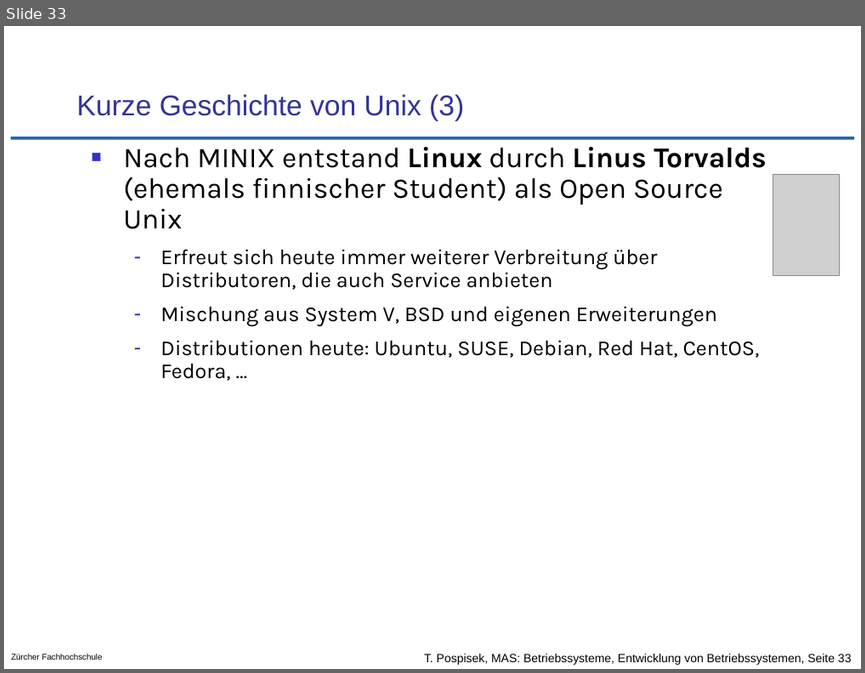
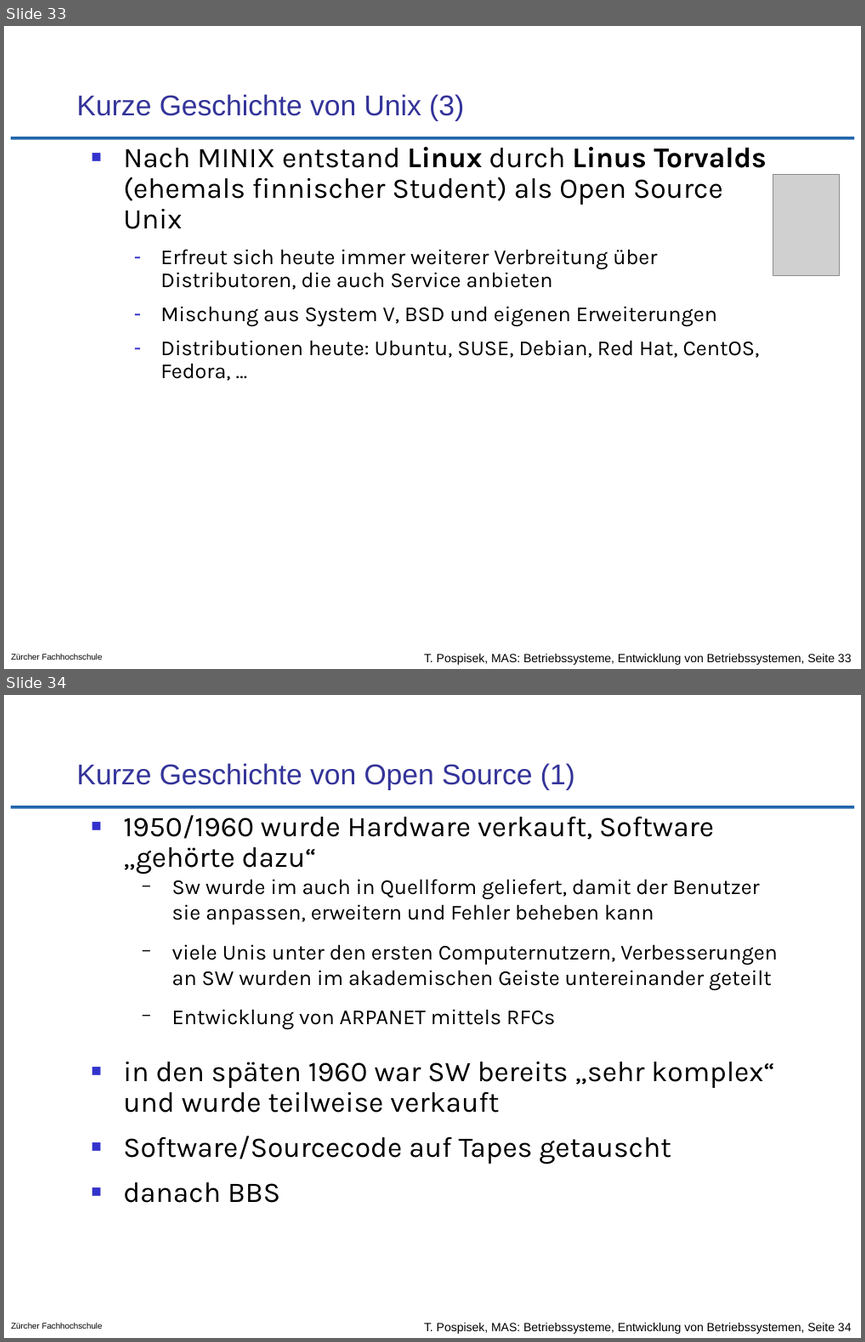
Before and after one commit to tpo/betriebssysteme, a slide deck: 01-2_Entwicklung_von_Betriebssystemen.odp. Shown one above the other, each under a label of ours: slide 33 before the commit, slides 33 and 34 after it. The pictures are 865x673 and 865x1342 pixels, drawn with LibreOffice and Linux fonts; fonts in the diff are those of the drawing; grey boxes stand for pictures; background and template pictures are left out. Boxes give left, top, right and bottom in pixels: in the first picture for what was removed or moved away, otherwise in the second. Text is boxed around its words. In the diff, an @@ line names an element or a change of style, - is before the commit and + after.

Commit message:
Geschichte von Open Source

```diff
--- a/01-2_Entwicklung_von_Betriebssystemen.odp
+++ b/01-2_Entwicklung_von_Betriebssystemen.odp
@@ slide 34 added at [4, 695, 861, 1338], background #FFFFFF; not listed: 3 template elements that a slide beside it also shows @@
@@ title added at [77, 763, 575, 790], 24 pt, text #333399 @@
+Kurze Geschichte von Open Source (1)
@@ text added at [123, 815, 778, 1202], 18 pt, text #000000 @@
+■ 1950/1960 wurde Hardware verkauft, Software „gehörte dazu“
+  − Sw wurde im auch in Quellform geliefert, damit der Benutzer sie anpassen, erweitern und Fehler beheben kann
+  − viele Unis unter den ersten Computernutzern, Verbesserungen an SW wurden im akademischen Geiste untereinander geteilt
+  − Entwicklung von ARPANET mittels RFCs
+■ in den späten 1960 war SW bereits „sehr komplex“ und wurde teilweise verkauft
+■ Software/Sourcecode auf Tapes getauscht
+■ danach BBS
```
Also in this commit, not shown: 3 other slides added, 1 other file.
